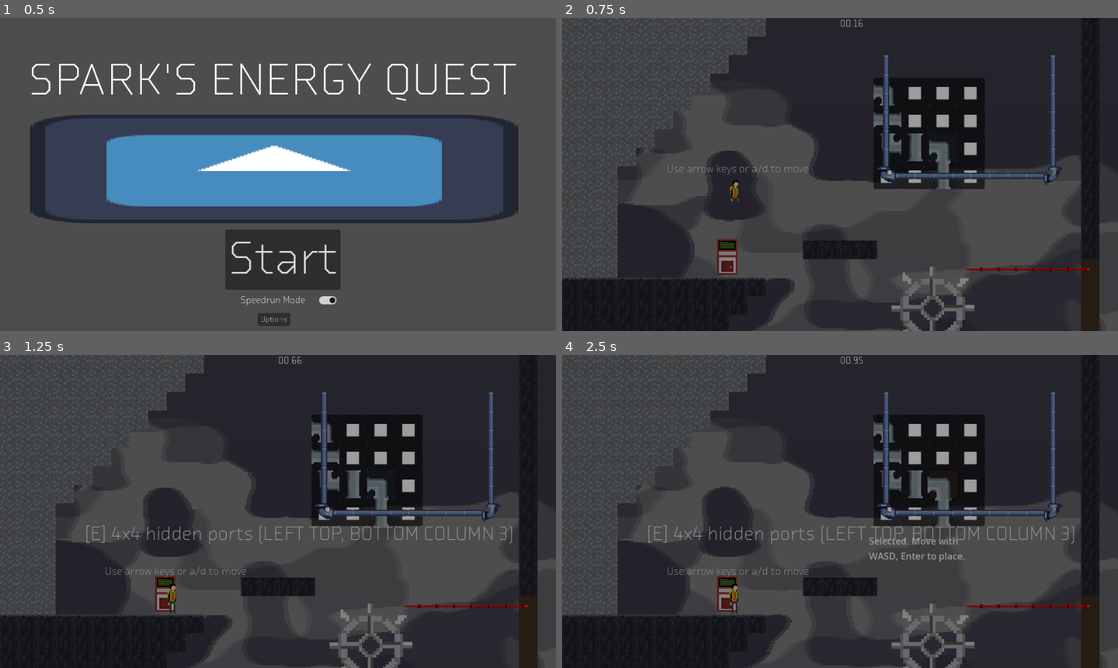
Above: before the commit, frames 1-4 (two rows, left to right).
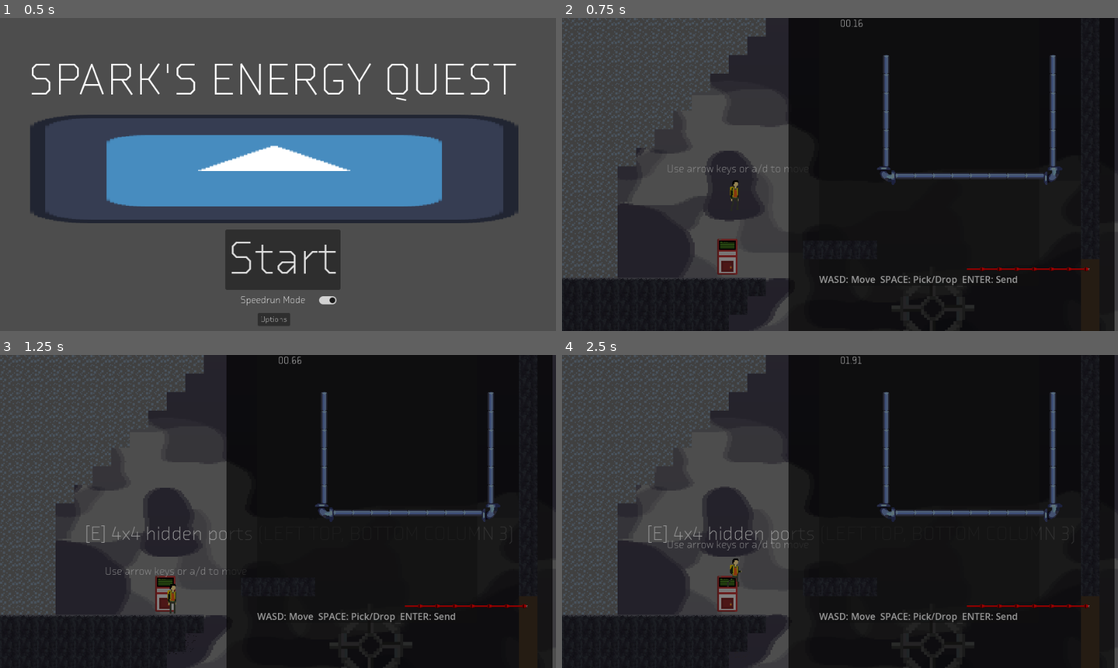
Above: after the commit, the same moments.

Repository: The-Spark-Industries/spark-energy
Game: Godot game, scene res://Master Scenes/titleScreen.tscn
Same seed, same stepped clock (60 frames per second), same inputs: the game is played once before the commit and once after it. The engine's default icon, where the game draws it, is replaced by a stand-in: a white triangle on a blue panel in a dark square.
Inputs:
- Up to frame 1 (0.5 s): no input
- Up to frame 2 (0.75 s): click "Start" at 0.5 s
- Up to frame 3 (1.25 s): no input
- Up to frame 4 (2.5 s): tap Enter (ui_accept) at 1.25 s; hold E (e) 1.28-2.03 s; hold 2 (inventoryright) from 1.28 s (still down); tap Space (jump) at 1.52, 2.27 s; tap E (e) at 2.1 s

Frame 1 is identical in both runs. In frame 2, 48% of the frame differs, in the area x 40-100%, y 0-100%; in frame 3, 48%; in frame 4, 48%, in the area x 19-100%, y 0-100%.
Error after the commit: Parse Error: Identifier "JOY_AXIS_0" not declared in the current scope. (res://Scripts/PipeMinigame.gd:324)

Commit message:
COntroller update

Diff:
--- a/Scripts/PipeMinigame.gd
+++ b/Scripts/PipeMinigame.gd
@@ -96,6 +96,7 @@
 var _embedded_anchor_node: Node2D = null
 var _embedded_anchor_is_internal: bool = false
 var _embedded_anchor_global_target: Vector2 = Vector2.ZERO
+var _joy_axis_prev: Dictionary = {}
 
 func set_debug_preview(enabled: bool) -> void:
 	_debug_preview = enabled
@@ -297,6 +298,60 @@
 func _unhandled_input(event: InputEvent) -> void:
 	if not _active:
 		return
+
+	if event is InputEventJoypadButton and event.pressed:
+		# A button => pick/place
+		if event.button_index == JOY_BUTTON_A:
+			if _can_move_pieces():
+				_toggle_select()
+			get_viewport().set_input_as_handled()
+			return
+
+		# Y button => send water (pipe puzzles)
+		if event.button_index == JOY_BUTTON_Y:
+			if not auto_flow_completes:
+				_on_send_water_pressed()
+			get_viewport().set_input_as_handled()
+			return
+
+
+	if event is InputEventJoypadMotion:
+		var axis := int(event.axis)
+		var val := float(event.axis_value)
+		var prev := float(_joy_axis_prev.get(axis, 0.0))
+		_joy_axis_prev[axis] = val
+
+		if axis == JOY_AXIS_0 or axis == JOY_AXIS_1:
+			var threshold := 0.6
+			var dx := 0
+			var dy := 0
+			if axis == JOY_AXIS_0:
+				if val > threshold and prev <= threshold:
+					dx = 1
+				elif val < -threshold and prev >= -threshold:
+					dx = -1
+			elif axis == JOY_AXIS_1:
+				if val > threshold and prev <= threshold:
+					dy = 1
+				elif val < -threshold and prev >= -threshold:
+					dy = -1
+
+			if dx != 0 or dy != 0:
+				_move_cursor(dx, dy)
+				get_viewport().set_input_as_handled()
+				return
+
+		if axis == JOY_AXIS_2 or axis == JOY_AXIS_5:
+			var t_threshold := 0.6
+			if val > t_threshold and prev <= t_threshold:
+				if _can_rotate_pieces():
+					if axis == JOY_AXIS_2:
+						_rotate_at_selection(-1)
+					else:
+						_rotate_at_selection(1)
+				get_viewport().set_input_as_handled()
+				return
+
 
 	if event.is_action_pressed("ui_cancel"):
 		close_minigame()
